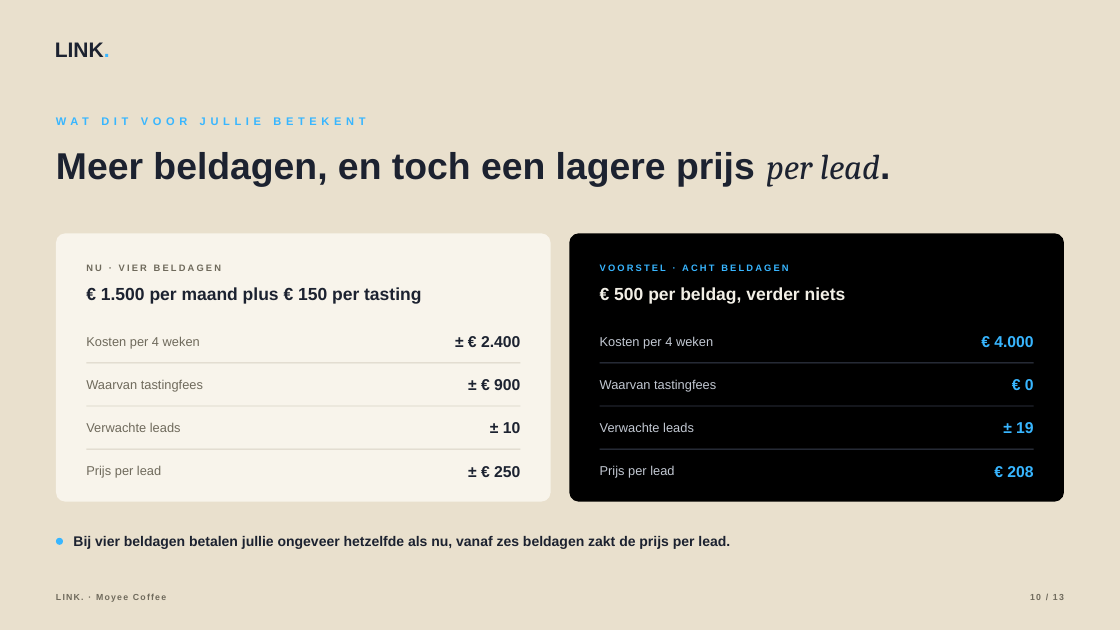
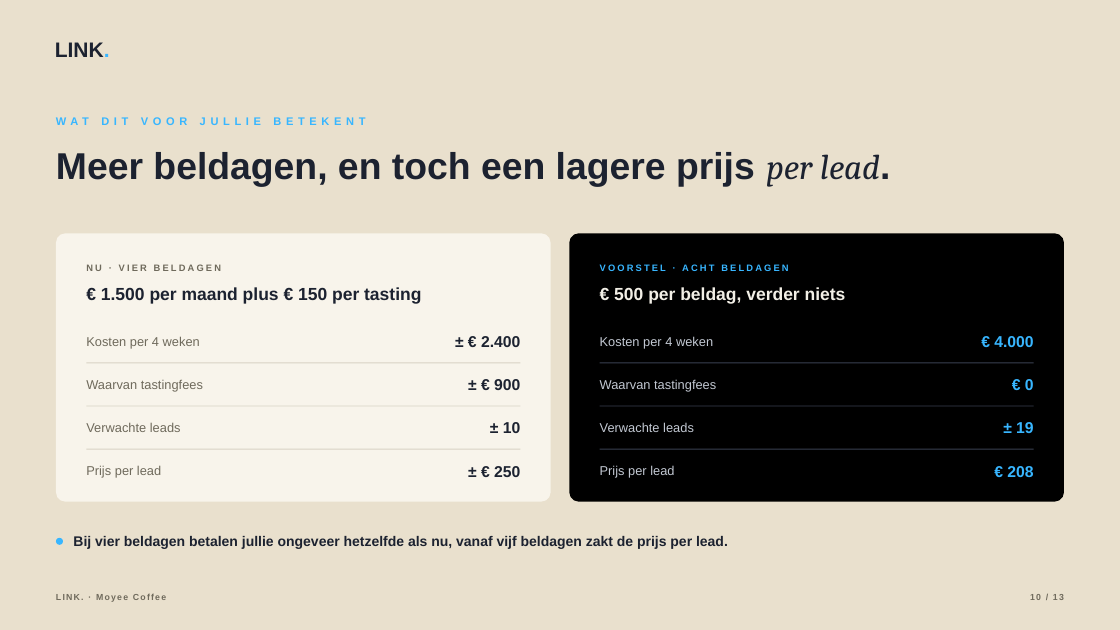
Before and after one commit to hens-lang/Test, a slide deck: slide 10 of output/LINK. voorstel Moyee Coffee.pptx. Drawn at 1120x630 pixels with LibreOffice and Linux fonts; fonts in the diff are those of the drawing. Boxes give left, top, right and bottom in pixels: in the first picture for what was removed or moved away, otherwise in the second. Text is boxed around its words. In the diff, an @@ line names an element or a change of style, - is before the commit and + after.

```diff
--- a/output/LINK. voorstel Moyee Coffee.pptx
+++ b/output/LINK. voorstel Moyee Coffee.pptx
@@ text at (x1=73, y1=536, x2=728, y2=549): text changed @@
-Bij vier beldagen betalen jullie ongeveer hetzelfde als nu, vanaf zes beldagen zakt de prijs per lead.
+Bij vier beldagen betalen jullie ongeveer hetzelfde als nu, vanaf vijf beldagen zakt de prijs per lead.
```
Also in this commit, not shown: 1 other slide changed, 7 other files.
